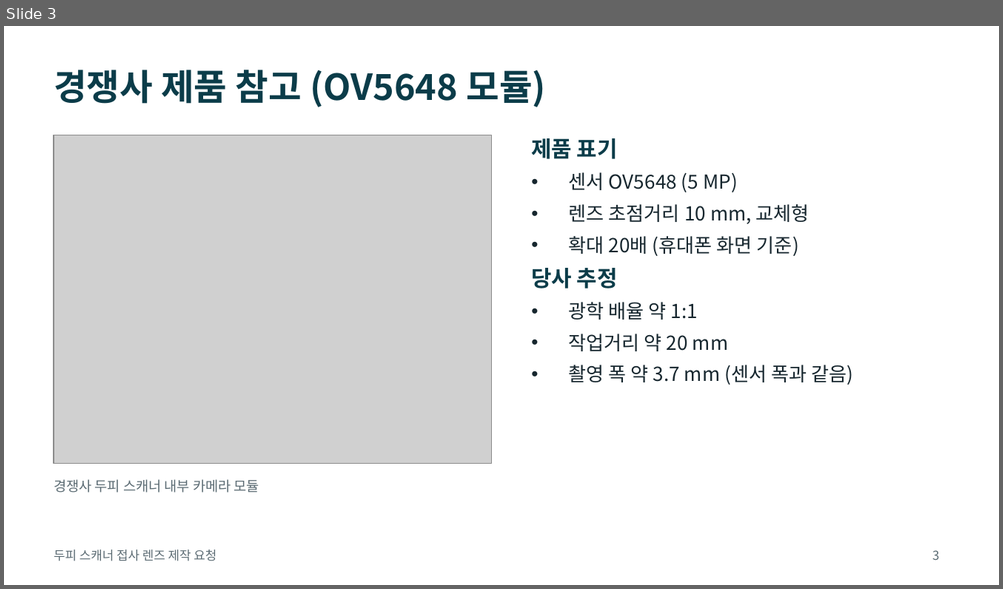
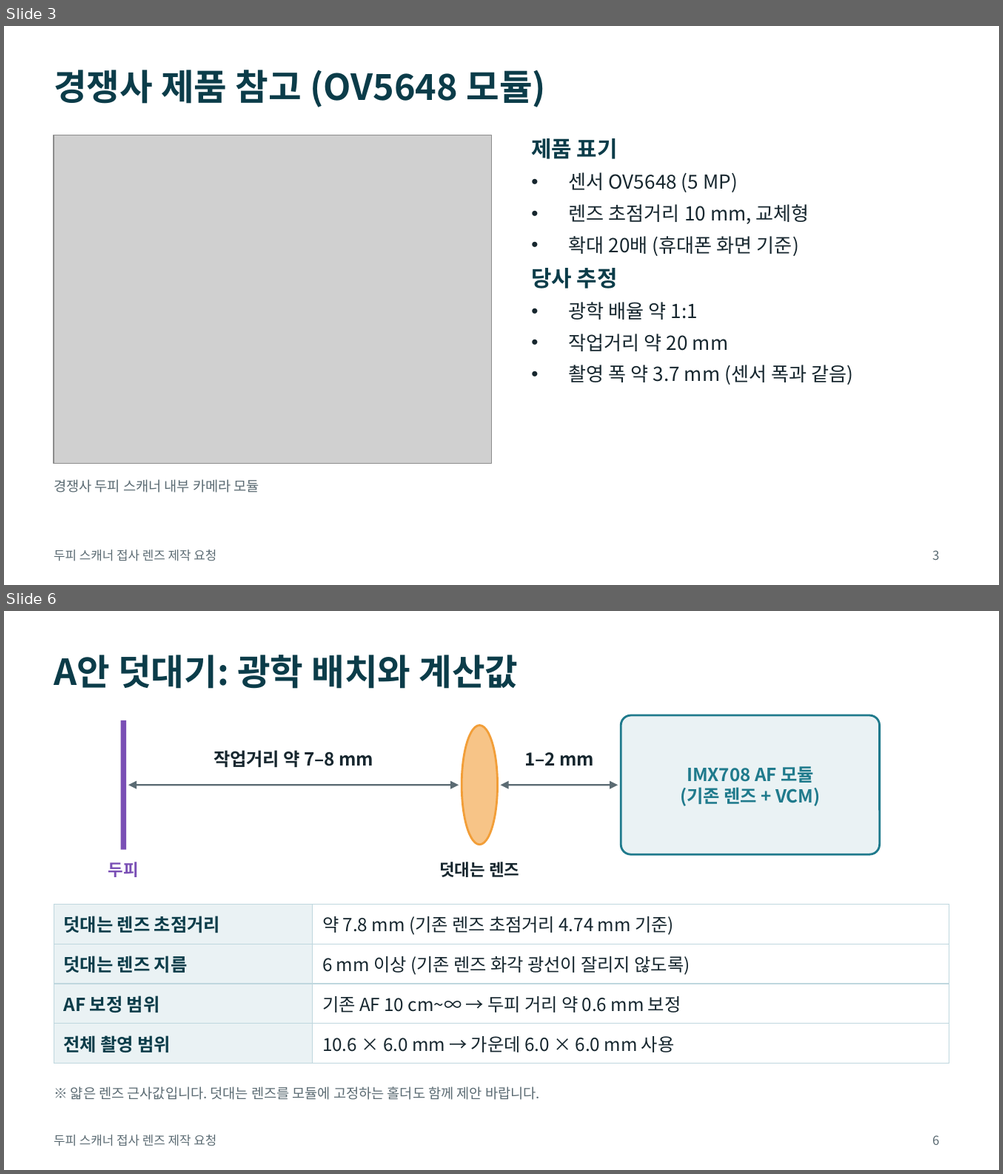
Before and after one commit to urisuni3325-ai/rv1106, a slide deck: docs/lens-rfq-imx708.pptx. Shown one above the other, each under a label of ours: slide 3 before the commit, slides 3 and 6 after it; the slides between them are not shown. The pictures are 1003x589 and 1003x1174 pixels, drawn with LibreOffice and Linux fonts; fonts in the diff are those of the drawing; grey boxes stand for pictures. Boxes give left, top, right and bottom in pixels: in the first picture for what was removed or moved away, otherwise in the second. Text is boxed around its words. In the diff, an @@ line names an element or a change of style, - is before the commit and + after.

```diff
--- a/docs/lens-rfq-imx708.pptx
+++ b/docs/lens-rfq-imx708.pptx
@@ slide 6 added at bbox=[4, 611, 999, 1170], background #FFFFFF; not listed: 1 template element that a slide beside it also shows @@
@@ title added at bbox=[54, 655, 518, 689], 26 pt, text #0B3C49, bold @@
+A안 덧대기: 광학 배치와 계산값
@@ line added from (123, 721) to (123, 850), #7A4FB5 4 pt @@
@@ rounded rectangle added at bbox=[620, 715, 879, 854], fill #EAF2F4, outline #1F7A8C 1.5 pt @@
@@ ellipse added at bbox=[461, 726, 498, 845], fill #F29E38 at 60% opacity, outline #F29E38 1.5 pt @@
@@ text added at bbox=[213, 750, 374, 768], 13 pt, text #16262E, bold @@
+작업거리 약 7–8 mm
@@ text added at bbox=[524, 752, 594, 766], 13 pt, text #16262E, bold @@
+1–2 mm
@@ double arrow added from (128, 785) to (458, 785), #5B6B73 1.25 pt @@
@@ double arrow added from (501, 785) to (617, 785), #5B6B73 1.25 pt @@
@@ text added at bbox=[680, 766, 819, 806], 13 pt, text #1F7A8C, bold @@
+IMX708 AF 모듈
+(기존 렌즈 + VCM)
@@ text added at bbox=[108, 862, 139, 877], 12 pt, text #7A4FB5, bold @@
+두피
@@ text added at bbox=[439, 862, 519, 877], 12 pt, text #16262E, bold @@
+덧대는 렌즈
@@ table added at bbox=[54, 904, 949, 1056], 4 rows, 2 columns @@
+덧대는 렌즈 초점거리 | 약 7.8 mm (기존 렌즈 초점거리 4.74 mm 기준)
+덧대는 렌즈 지름 | 6 mm 이상 (기존 렌즈 화각 광선이 잘리지 않도록)
+AF 보정 범위 | 기존 AF 10 cm~∞ → 두피 거리 약 0.6 mm 보정
+전체 촬영 범위 | 10.6 × 6.0 mm → 가운데 6.0 × 6.0 mm 사용
@@ text added at bbox=[71, 1087, 539, 1100], 10 pt, text #5B6B73 @@
+※ 얇은 렌즈 근사값입니다. 덧대는 렌즈를 모듈에 고정하는 홀더도 함께 제안 바랍니다.
@@ page number added at bbox=[932, 1136, 939, 1145], 9 pt, text #5B6B73 @@
+6
```
Also in this commit, not shown: 6 slides changed, 2 other slides added, 1 slide removed.
